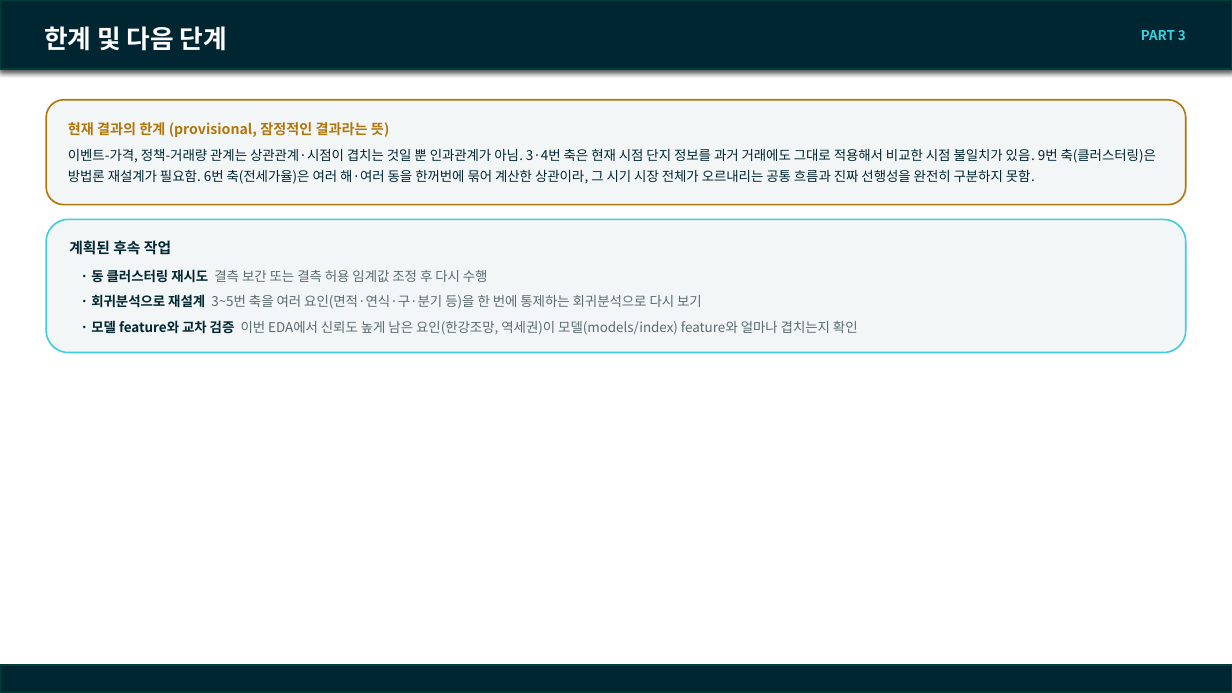
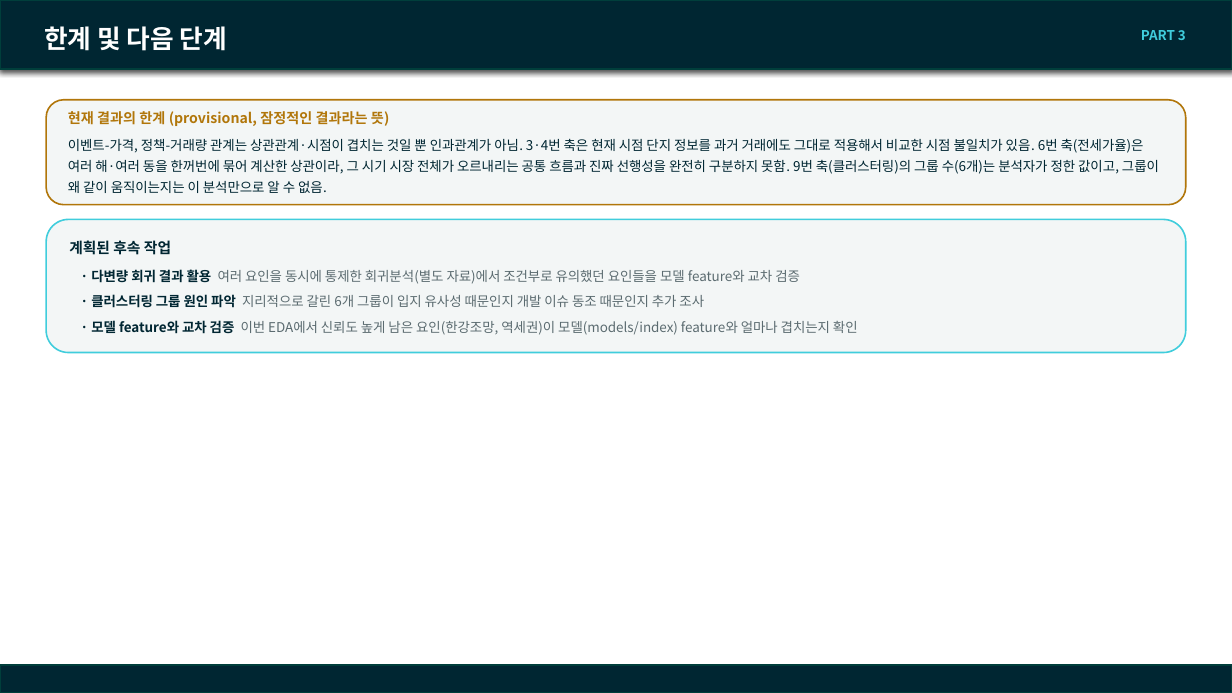
Before and after one commit to SunooJ-KR/Boomingup, a slide deck: slide 23 of eda/docs/260916_team_meeting.pptx. Drawn at 1232x693 pixels with LibreOffice and Linux fonts; fonts in the diff are those of the drawing; background and template pictures are left out. Boxes give left, top, right and bottom in pixels: in the first picture for what was removed or moved away, otherwise in the second. Text is boxed around its words. In the diff, an @@ line names an element or a change of style, - is before the commit and + after.

Commit message:
docs(eda): 9번 축 슬라이드를 클러스터링 재설계 결과로 갱신
동 클러스터링이 의미있는 결과를 얻게 되어, 기존 "해석 불가" 슬라이드를
새 결과(251개 동 6개 그룹, 자치구별로 설명 가능한 구성)로 교체했다.
결론·한계·다음 단계 슬라이드에서도 이제 완료된 항목(클러스터링 재설계,
다변량 회귀)을 반영해 남은 후속 작업만 남겼다.

```diff
--- a/eda/docs/260916_team_meeting.pptx
+++ b/eda/docs/260916_team_meeting.pptx
@@ text in rounded rectangle at (x1=68, y1=139, x2=1159, y2=193): text changed @@
-이벤트-가격, 정책-거래량 관계는 상관관계·시점이 겹치는 것일 뿐 인과관계가 아님. 3·4번 축은 현재 시점 단지 정보를 과거 거래에도 그대로 적용해서 비교한 시점 불일치가 있음. 9번 축(클러스터링)은 방법론 재설계가 필요함. 6번 축(전세가율)은 여러 해·여러 동을 한꺼번에 묶어 계산한 상관이라, 그 시기 시장 전체가 오르내리는 공통 흐름과 진짜 선행성을 완전히 구분하지 못함.
+이벤트-가격, 정책-거래량 관계는 상관관계·시점이 겹치는 것일 뿐 인과관계가 아님. 3·4번 축은 현재 시점 단지 정보를 과거 거래에도 그대로 적용해서 비교한 시점 불일치가 있음. 6번 축(전세가율)은 여러 해·여러 동을 한꺼번에 묶어 계산한 상관이라, 그 시기 시장 전체가 오르내리는 공통 흐름과 진짜 선행성을 완전히 구분하지 못함. 9번 축(클러스터링)의 그룹 수(6개)는 분석자가 정한 값이고, 그룹이 왜 같이 움직이는지는 이 분석만으로 알 수 없음.
@@ text in rounded rectangle at (x1=91, y1=269, x2=800, y2=308): text changed @@
-· 동 클러스터링 재시도 결측 보간 또는 결측 허용 임계값 조정 후 다시 수행
-· 회귀분석으로 재설계 3~5번 축을 여러 요인(면적·연식·구·분기 등)을 한 번에 통제하는 회귀분석으로 다시 보기
+· 다변량 회귀 결과 활용 여러 요인을 동시에 통제한 회귀분석(별도 자료)에서 조건부로 유의했던 요인들을 모델 feature와 교차 검증
+· 클러스터링 그룹 원인 파악 지리적으로 갈린 6개 그룹이 입지 유사성 때문인지 개발 이슈 동조 때문인지 추가 조사
```
Also in this commit, not shown: 2 other slides changed, 1 other file.
